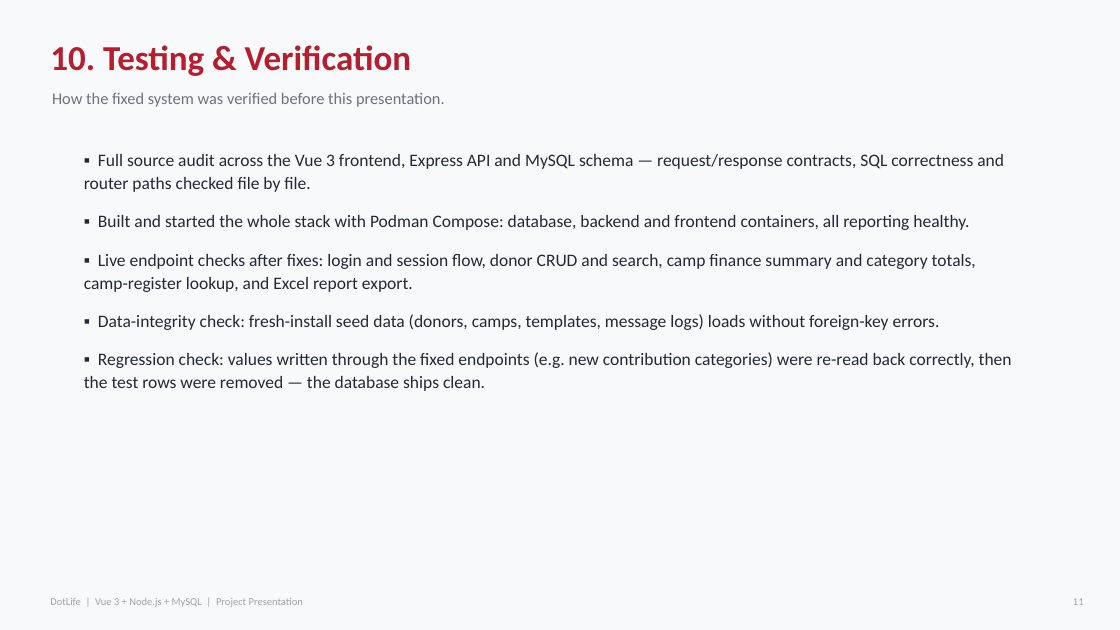
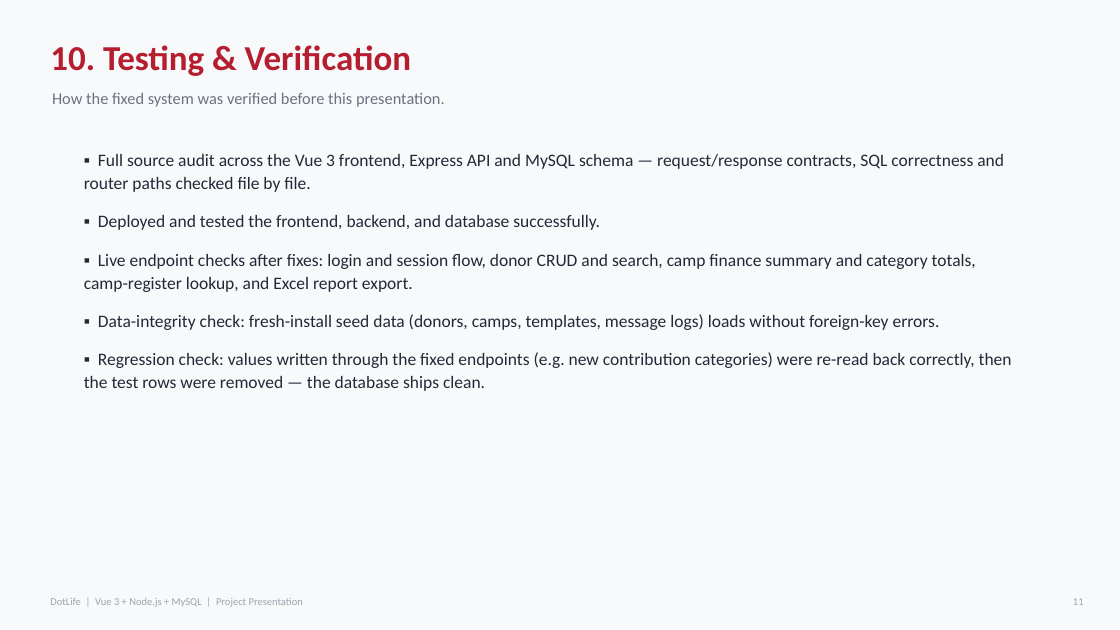
Before and after one commit to 0x0prateek/Blood-Donation-Camp-System, a slide deck: slide 11 of docs/DotLife_Presentation.pptx. Drawn at 1120x630 pixels with LibreOffice and Linux fonts; fonts in the diff are those of the drawing. Boxes give left, top, right and bottom in pixels: in the first picture for what was removed or moved away, otherwise in the second. Text is boxed around its words. In the diff, an @@ line names an element or a change of style, - is before the commit and + after.

```diff
--- a/docs/DotLife_Presentation.pptx
+++ b/docs/DotLife_Presentation.pptx
@@ text at box(98, 215, 600, 230): text changed @@
-▪ Built and started the whole stack with Podman Compose: database, backend and frontend containers, all reporting healthy.
+▪ Deployed and tested the frontend, backend, and database successfully.
```
Also in this commit, not shown: 6 other slides changed.
